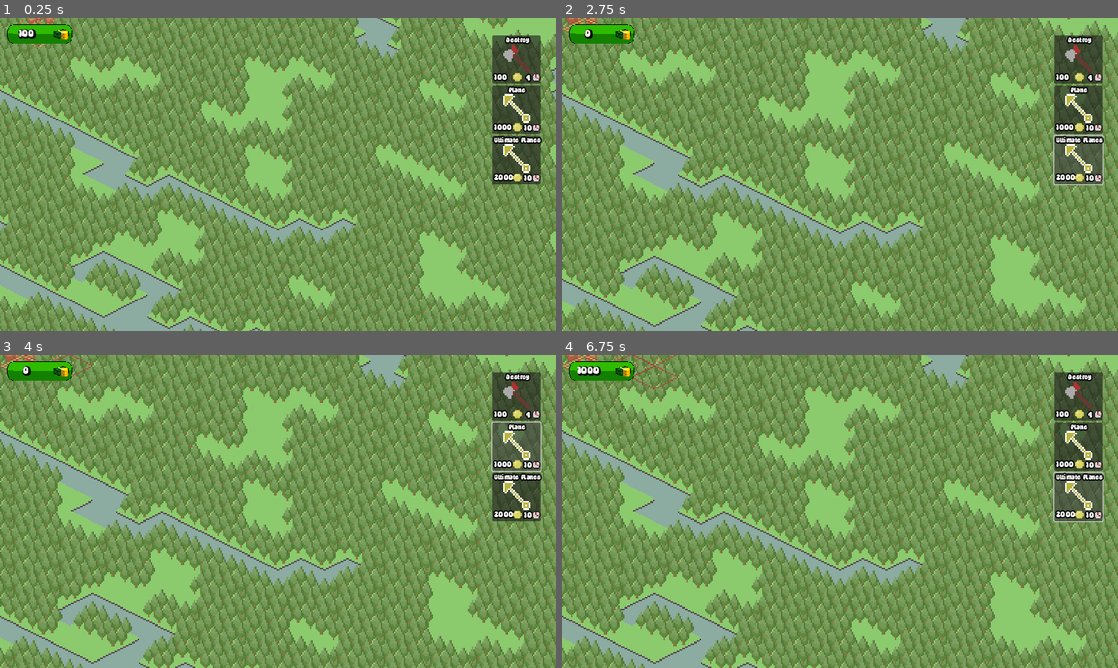
Above: before the commit, frames 1-4 (two rows, left to right).
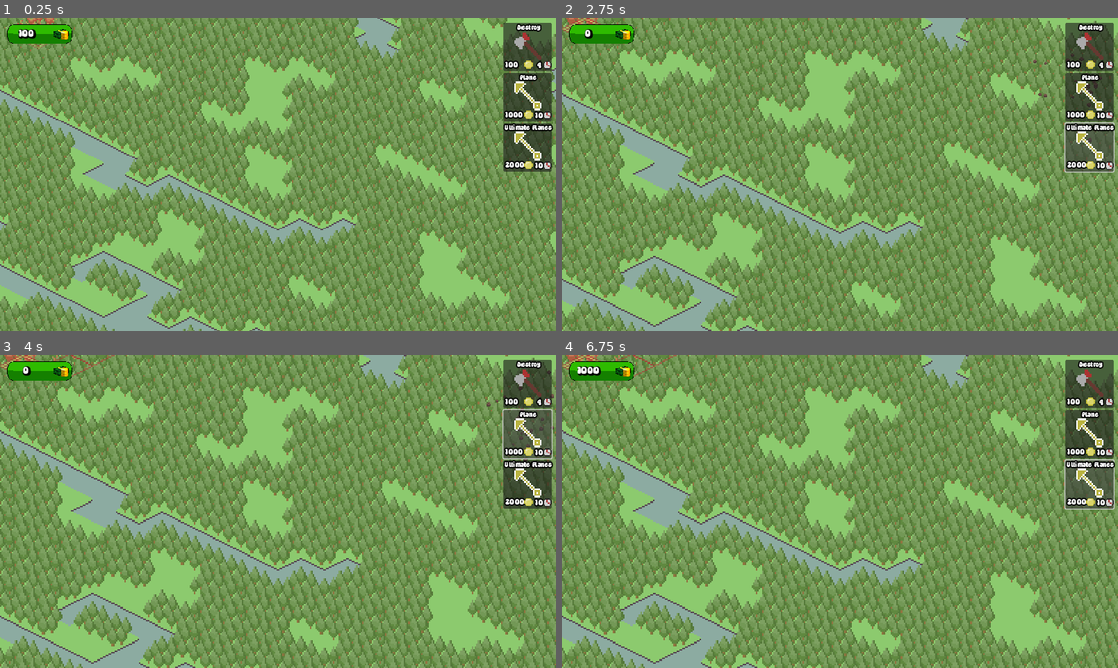
Above: after the commit, the same moments.

Repository: ManechLepage/BHX8.0
Game: Godot game, scene res://Scenes/testing1.tscn
Same seed, same stepped clock (60 frames per second), same inputs: the game is played once before the commit and once after it.
Inputs:
- Up to frame 1 (0.25 s): no input
- Up to frame 2 (2.75 s): click "Destroy" at 0.5 s; click "Plane" at 1.25 s; click "Ultimate Planes" at 2 s
- Up to frame 3 (4 s): click "Destroy" at 2.75 s; click "Plane" at 3.5 s
- Up to frame 4 (6.75 s): click "Ultimate Planes" at 4.25 s; click "Destroy" at 5 s; click "Plane" at 5.75 s; click "Ultimate Planes" at 6.5 s

The runs differ from the first frame. In frame 1, 4.1% of the frame differs, in the area x 88-100%, y 1-54%; in frame 2, 4.3%; in frame 3, 4.2%; in frame 4, 4.4%, in the area x 12-100%, y 0-54%.

Commit message:
asidfhona

Diff:
--- a/bhx/Scenes/UI.tscn
+++ b/bhx/Scenes/UI.tscn
@@ -32,10 +32,10 @@
 anchor_top = 0.059
 anchor_right = 0.972
 anchor_bottom = 0.926
-offset_left = 0.479919
-offset_top = -0.232002
-offset_right = 0.255981
-offset_bottom = -0.0480347
+offset_left = 23.48
+offset_top = -26.232
+offset_right = 23.4299
+offset_bottom = -26.048
 
 [node name="Destroy" parent="Actions_list" instance=ExtResource("1_h5drg")]
 layout_mode = 2
--- /dev/null
+++ b/bhx/Scenes/jicleur_de_terre.tscn
@@ -0,0 +1,14 @@
+[gd_scene load_steps=2 format=3 uid="uid://bxpqyjy48ynbn"]
+
+[ext_resource type="Texture2D" uid="uid://07no0ytakt5h" path="res://Graphix/dirt.png" id="1_yjp0l"]
+
+[node name="JicleurDeTerre" type="CPUParticles2D"]
+texture_filter = 1
+amount = 100
+lifetime = 0.3
+texture = ExtResource("1_yjp0l")
+direction = Vector2(0, -1)
+initial_velocity_min = 105.11
+initial_velocity_max = 995.5
+scale_amount_min = 0.2
+scale_amount_max = 0.4
--- a/bhx/Scenes/testing1.tscn
+++ b/bhx/Scenes/testing1.tscn
@@ -8,6 +8,7 @@
 [ext_resource type="Texture2D" uid="uid://cb1uh7mqwmvjn" path="res://Graphix/indicators.png" id="5_gteg3"]
 [ext_resource type="Script" path="res://Scripts/input_manager.gd" id="7_rwkuo"]
 [ext_resource type="PackedScene" uid="uid://wg7mhspgfhvf" path="res://Scenes/UI.tscn" id="8_3idkp"]
+[ext_resource type="PackedScene" uid="uid://bxpqyjy48ynbn" path="res://Scenes/jicleur_de_terre.tscn" id="8_en8jn"]
 
 [sub_resource type="TileSetAtlasSource" id="TileSetAtlasSource_7vmj5"]
 texture = ExtResource("2_x6o17")
@@ -92,6 +93,11 @@
 [node name="InputManager" type="Node2D" parent="." groups=["InputManager"]]
 script = ExtResource("7_rwkuo")
 
+[node name="JicleurDeTerre" parent="." instance=ExtResource("8_en8jn")]
+scale = Vector2(0.3, 0.3)
+emitting = false
+amount = 30
+
 [node name="CanvasLayer" type="CanvasLayer" parent="."]
 
 [node name="Control" parent="CanvasLayer" instance=ExtResource("8_3idkp")]
--- a/bhx/Scripts/input_manager.gd
+++ b/bhx/Scripts/input_manager.gd
@@ -2,6 +2,7 @@
 extends Node2D
 
 @onready var tilemap: TileManager = $"../Tilemap"
+@onready var jicleur_de_terre: CPUParticles2D = $"../JicleurDeTerre"
 
 enum SelectingType {
 	NONE,
@@ -24,6 +25,10 @@
 		selecting_type = SelectingType.NONE
 
 func destroy() -> void:
+	jicleur_de_terre.global_position = get_global_mouse_position()
+	jicleur_de_terre.emitting = true
+	await get_tree().create_timer(4.0).timeout
+	jicleur_de_terre.emitting = false
 	var coords: Vector2i = tilemap.ground.local_to_map(tilemap.ground.get_local_mouse_position()) + tilemap.offset
 	if coords.y % 2 == 0:
 		coords += Vector2i(0, 1)
Binary file added: bhx/Graphix/dirt.aseprite
Binary file added: bhx/Graphix/dirt.png
Not shown, added: bhx/Graphix/dirt.png.import
Not shown: 1 places in bhx/Scenes/testing1.tscn that only renumber resources
